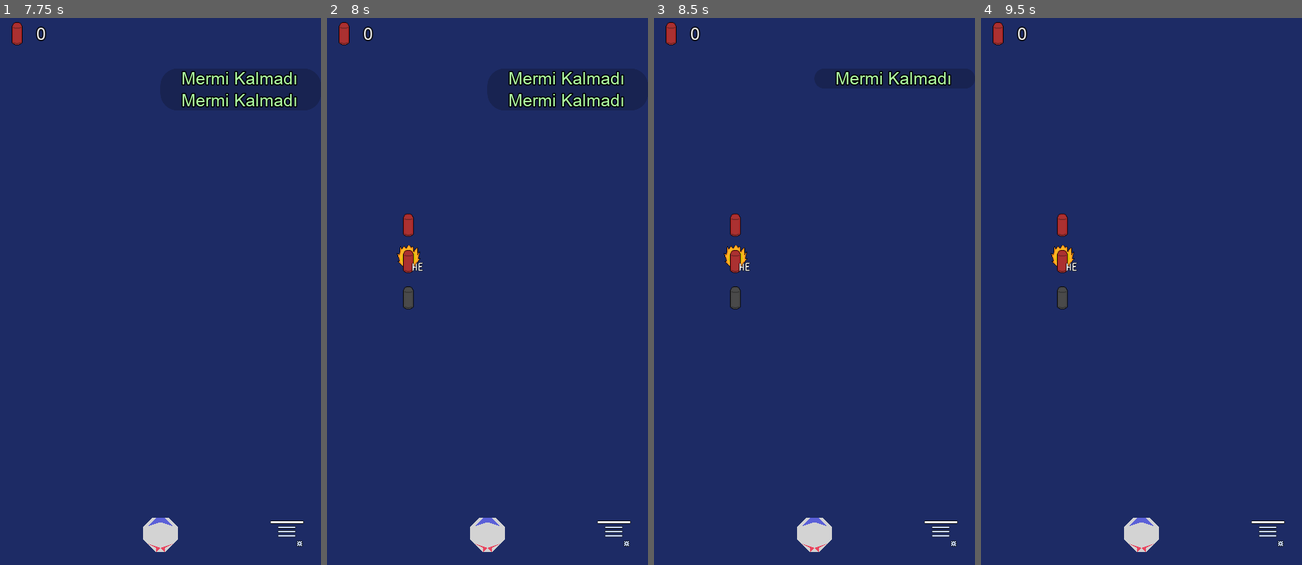
Above: before the commit, frames 1-4 (left to right).
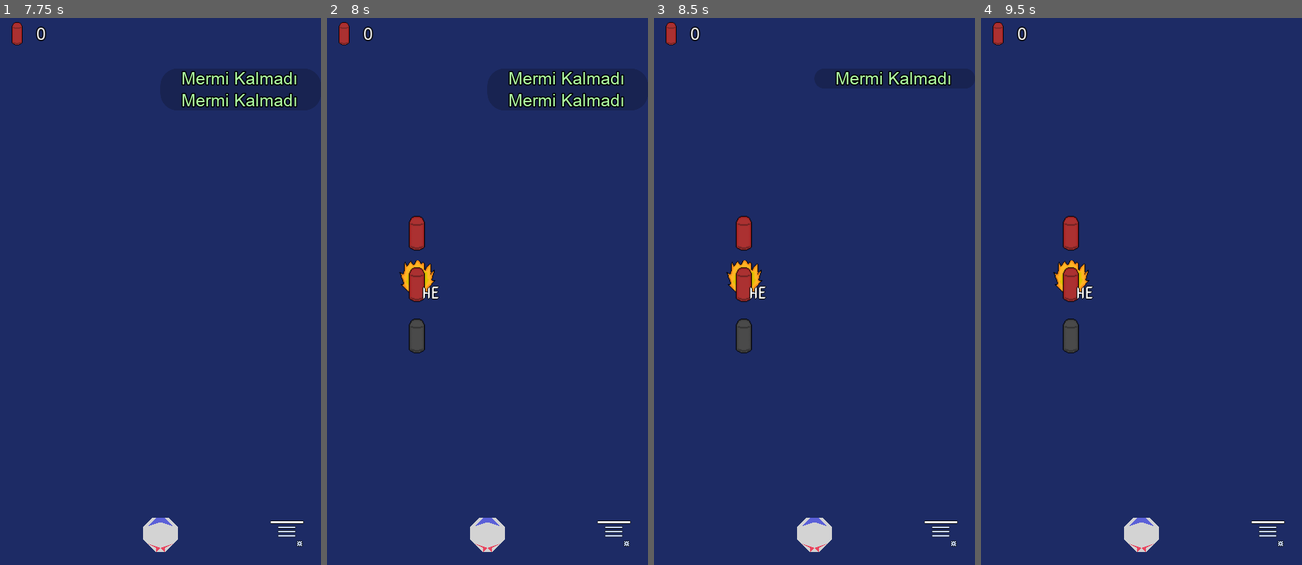
Above: after the commit, the same moments.

Repository: UmutSanci01/Goktasi-2
Game: Godot game, scene res://Main/Main.tscn
Two runs of this game, one before a commit and one after it. Both use one fixed random seed, a clock stepped at 60 frames per second and the inputs below. The engine's default icon, where the game draws it, is replaced by a stand-in: a white triangle on a blue panel in a dark square.
Inputs (mouse positions are in pixels of both pictures, inside the frame that each line leads up to):
- Up to frame 1 (7.75 s): click (160, 291) at 0.5 s; click "Menu" at 1.25 s; click (160, 291) at 2 s; click "Menu" at 2.75 s; click (282, 526) at 3.5 s; click "Menu" at 4.25 s; move the mouse to (231, 264) at 5.02 s; hold Right (ui_right) 5.03-5.75 s; tap P at 5.1, 6.6 s; click (231, 264) at 5.17 s; drag from (96, 318) to (160, 291) at 5.77 s; move the mouse to (192, 171) at 6.52 s; hold Right (ui_right) 6.53-7.25 s; drag from (144, 400) to (64, 209) at 7.27 s
- Up to frame 2 (8 s): no input
- Up to frame 3 (8.5 s): move the mouse to (910, 373) at 8.02 s; hold Left (ui_left) from 8.03 s (still down); tap P at 8.1 s
- Up to frame 4 (9.5 s): release Left (ui_left) at 8.75 s; drag from (1045, 209) to (1141, 291) at 8.77 s

Frame 1 is identical in both runs. In frame 2, 1.6% of the frame differs, in the area x 21-35%, y 35-62%; in frame 3, 1.6%; in frame 4, 1.6%.
Error in both runs: Invalid get index 'radius' (on base: 'Nil'). (res://Game/OreDetector.gd:30)

Commit message:
Fix particle amount byte ammo type

Diff:
--- /dev/null
+++ b/GUI/InGame/AmmoChoiceMenu.gd
@@ -0,0 +1,11 @@
+extends Control
+
+
+func _ready():
+	pass
+
+func show():
+	.show()
+
+	var bullets = PlayerInventory.get_item_by_type(Item.Type.BULLET)
+	print(bullets)
--- a/GUI/InGame/AmmoChoiceMenu.tscn
+++ b/GUI/InGame/AmmoChoiceMenu.tscn
@@ -1,18 +1,22 @@
-[gd_scene load_steps=4 format=2]
+[gd_scene load_steps=5 format=2]
 
 [ext_resource path="res://Images/bullet_red_HE.png" type="Texture" id=1]
 [ext_resource path="res://Images/bullet_red.png" type="Texture" id=2]
 [ext_resource path="res://Images/bullet_cheper.png" type="Texture" id=3]
+[ext_resource path="res://GUI/InGame/AmmoChoiceMenu.gd" type="Script" id=4]
 
 [node name="AmmoChoiceMenu" type="Control"]
 anchor_right = 1.0
 anchor_bottom = 1.0
 margin_right = -600.0
 margin_bottom = -1024.0
+rect_scale = Vector2( 1.5, 1.5 )
+script = ExtResource( 4 )
 
 [node name="VBoxContainer" type="VBoxContainer" parent="."]
 margin_right = 40.0
 margin_bottom = 40.0
+custom_constants/separation = 0
 
 [node name="TextureRect" type="TextureRect" parent="VBoxContainer"]
 margin_right = 64.0
@@ -21,16 +25,16 @@
 texture = ExtResource( 2 )
 
 [node name="TextureRect2" type="TextureRect" parent="VBoxContainer"]
-margin_top = 68.0
+margin_top = 64.0
 margin_right = 64.0
-margin_bottom = 132.0
+margin_bottom = 128.0
 rect_min_size = Vector2( 64, 64 )
 texture = ExtResource( 1 )
 
 [node name="TextureRect3" type="TextureRect" parent="VBoxContainer"]
-margin_top = 136.0
+margin_top = 128.0
 margin_right = 64.0
-margin_bottom = 200.0
+margin_bottom = 192.0
 rect_min_size = Vector2( 64, 64 )
 texture = ExtResource( 3 )
 
--- a/GUI/InGame/InGame.gd
+++ b/GUI/InGame/InGame.gd
@@ -49,6 +49,10 @@
 
 						ammo_choice_menu.show()
 						ammo_choice_menu.rect_position = event.position
+			else:
+				if GameState.is_bullet_menu_opened:
+					GameState.is_bullet_menu_opened = false
+					ammo_choice_menu.hide()
 
 
 func _on_Notify(notification_type : int):
@@ -77,7 +81,6 @@
 
 
 func _on_Return_button_down():
-	var parent : GraphicUI = get_parent()
 #	parent.set_menu(parent.title)
 	emit_signal("press_return")
 
--- a/Game/Game.gd
+++ b/Game/Game.gd
@@ -142,8 +142,8 @@
 	for chunk in chunk_list:
 		meteor.explode(chunk, collision_position, bullet.explosive_polygon)
 
-	GlobalParticles.set_particle(collision_position)
-#	GlobalParticles.set_particle_dust(collision_position)
+	GlobalParticles.set_particle(collision_position, Color.white, bullet.explosive_radius * 2)
+	# GlobalParticles.set_particle_dust(collision_position)
 
 
 func _on_OreDetector_body_entered(_body):
--- a/Particles/Particles.gd
+++ b/Particles/Particles.gd
@@ -3,18 +3,18 @@
 
 const particle_pool_size : int = 20
 var particle : CPUParticles2D
-#var particle_dust : Particles2D
+# var particle_dust : Particles2D
 #var particle_dust_arr = []
 var particle_iter : int = 0
-#export (PackedScene) var particle_dust_scene : PackedScene
+# export (PackedScene) var particle_dust_scene : PackedScene
 
 
 func _ready():
 	Notification.register_observer(self, Notification.NotificationTypes.OreMined)
 	init_explode_particle()
 
-#	assert(particle_dust_scene)
-#	particle_dust = particle_dust_scene.instance()
+	# assert(particle_dust_scene)
+	# particle_dust = particle_dust_scene.instance()
 
 	for _i in range(particle_pool_size):
 		var d_particle = particle.duplicate()
@@ -47,20 +47,20 @@
 #	particle.color = Color(0.921569, 0.970588, 0.972549)
 
 
-#func set_particle_dust(pos : Vector2):
-#	var d_particle : Particles2D = particle_dust.duplicate()
-#	add_child(d_particle)
-#	d_particle.emitting = false
-#	d_particle.one_shot = true
-#	d_particle.connect("finished", self, "_when_d_particle_clear", [d_particle])
-#	d_particle.restart()
-#
-#	d_particle.position = pos
+# func set_particle_dust(pos : Vector2):
+# 	var d_particle : Particles2D = particle_dust.duplicate()
+# 	add_child(d_particle)
+# 	d_particle.emitting = false
+# 	d_particle.one_shot = true
+# 	d_particle.connect("finished", self, "_when_d_particle_clear", [d_particle])
+# 	d_particle.restart()
 
-func set_particle(pos : Vector2, color : Color = Color.white):
+# 	d_particle.position = pos
+
+func set_particle(pos : Vector2, color : Color = Color.white, amount : int = 16):
 	particle = get_child(particle_iter)
 	particle_iter = (particle_iter + 1) % particle_pool_size
-
+	particle.amount = amount
 	particle.position = pos
 
 	particle.color = color
--- a/Particles/Particles.tscn
+++ b/Particles/Particles.tscn
@@ -1,8 +1,6 @@
-[gd_scene load_steps=3 format=2]
+[gd_scene load_steps=2 format=2]
 
 [ext_resource path="res://Particles/Particles.gd" type="Script" id=1]
-[ext_resource path="res://Particles/explosive_dust.tscn" type="PackedScene" id=2]
 
 [node name="Particles" type="Node2D"]
 script = ExtResource( 1 )
-particle_dust_scene = ExtResource( 2 )
--- a/SpaceShip/SpaceShip.gd
+++ b/SpaceShip/SpaceShip.gd
@@ -16,7 +16,7 @@
 
 
 func _ready():
-	selected_bullet_id = Item.ID.BULLET_CH
+	selected_bullet_id = Item.ID.BULLET
 	var bullet_data = ItemDB.get_item(selected_bullet_id)
 	if bullet_data:
 		scene_bullet = bullet_data.scene
